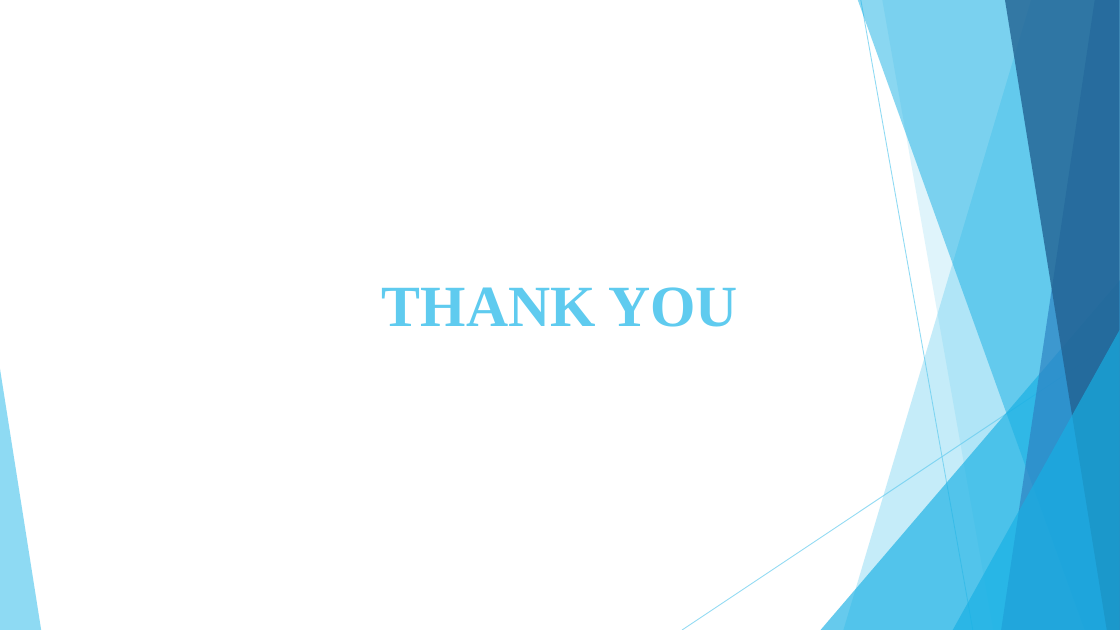
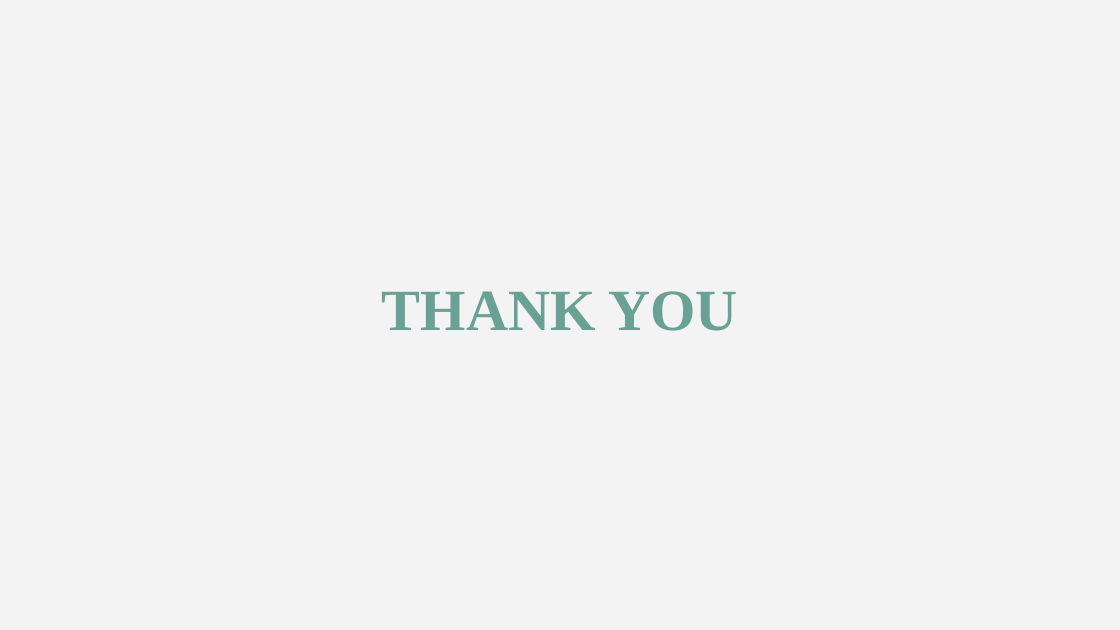
Before and after one commit to Mohammed-Jabi/Internship-Reports, a slide deck: slide 25 of Internship Presentation.pptx. Drawn at 1120x630 pixels with LibreOffice and Linux fonts; fonts in the diff are those of the drawing. Boxes give left, top, right and bottom in pixels: in the first picture for what was removed or moved away, otherwise in the second. Text is boxed around its words. In the diff, an @@ line names an element or a change of style, - is before the commit and + after.

```diff
--- a/Internship Presentation.pptx
+++ b/Internship Presentation.pptx
@@ background #FFFFFF to #F3F3F3 @@
@@ text "THANK YOU" at bbox=[382, 291, 738, 331]: text colour #5FCBEF to #6AA195; less space between paragraphs @@
@@ group removed at bbox=[0, 0, 1120, 630]: 5 freeform shapes, 3 triangles, 2 lines @@
```
Also in this commit, not shown: 24 other slides changed.
